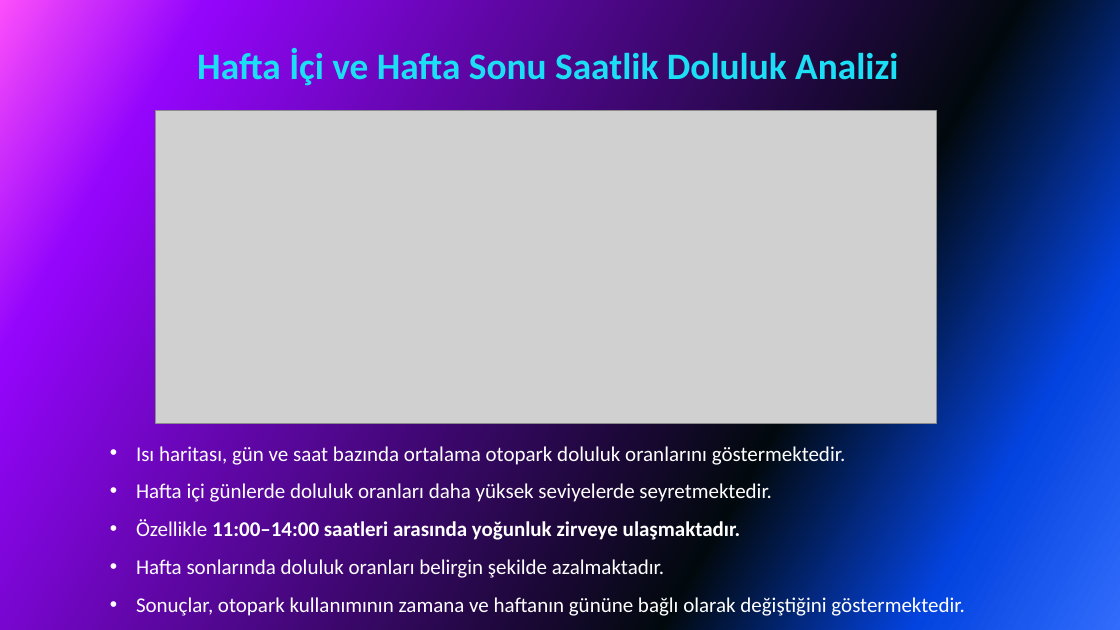
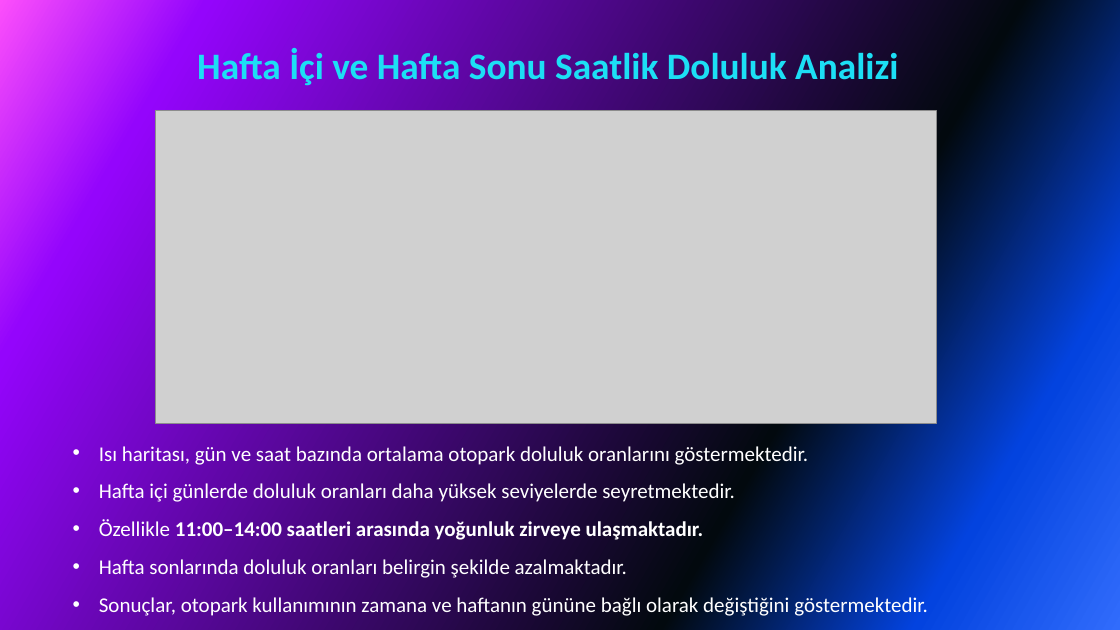
Before and after one commit to Yapay-Sinir-Aglari-Proje/Akilli_Park, a slide deck: slide 10 of AKILLI PARK SUNUM (01.06.2026).pptx. Drawn at 1120x630 pixels with LibreOffice and Linux fonts; fonts in the diff are those of the drawing; grey boxes stand for pictures. Boxes give left, top, right and bottom in pixels: in the first picture for what was removed or moved away, otherwise in the second. Text is boxed around its words. In the diff, an @@ line names an element or a change of style, - is before the commit and + after.

```diff
--- a/AKILLI PARK SUNUM (01.06.2026).pptx
+++ b/AKILLI PARK SUNUM (01.06.2026).pptx
@@ text "Isı haritası, gün ve saat ...": place and size @@
-text "Isı haritası, gün ve saat ..." at box(136, 446, 965, 618)
+text "Isı haritası, gün ve saat ..." at box(99, 446, 928, 618)
```
Also in this commit, not shown: 22 other slides changed.
